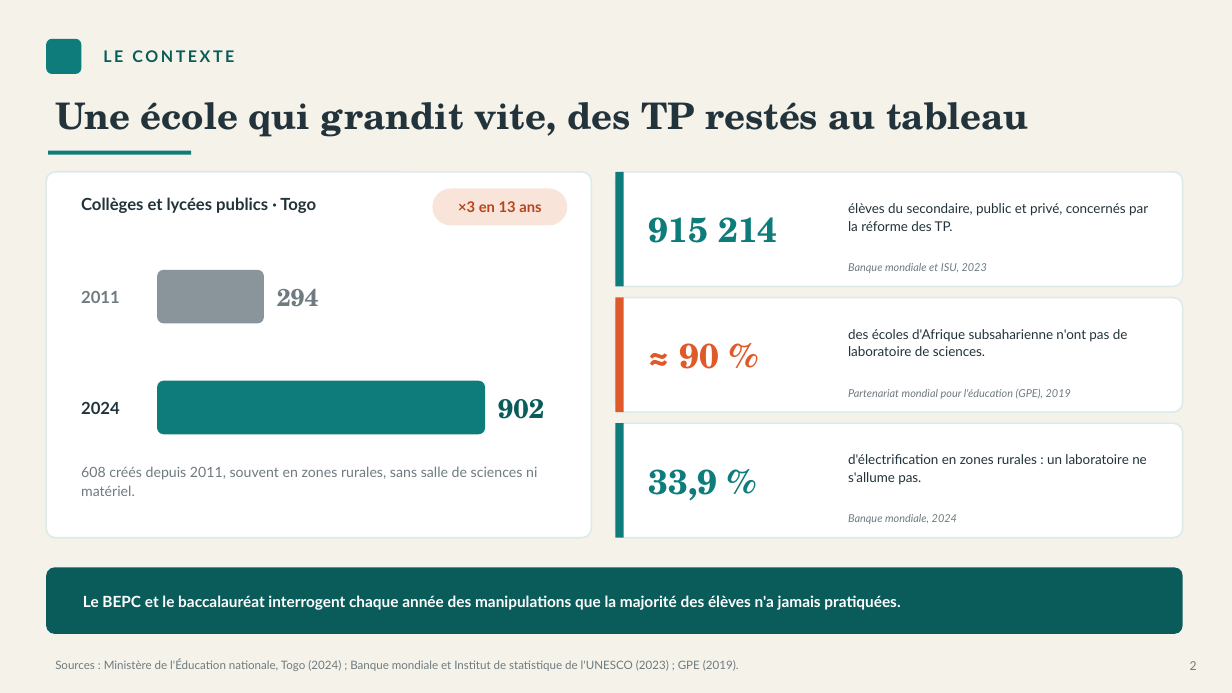
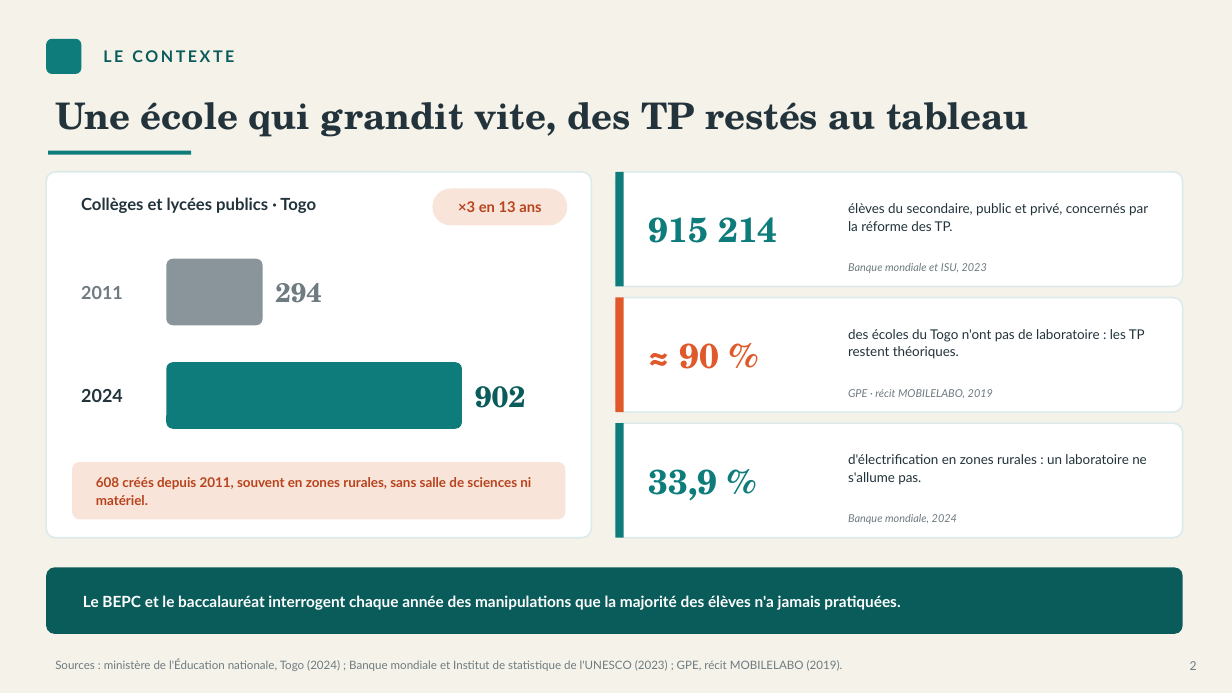
Before and after one commit to djabelo712/Saver, a slide deck: slide 2 of VirtuLab_Togo_Presentation_Dr_Pagdame_Tiebekabe.pptx. Drawn at 1232x693 pixels with LibreOffice and Linux fonts; fonts in the diff are those of the drawing; background and template pictures are left out. Boxes give left, top, right and bottom in pixels: in the first picture for what was removed or moved away, otherwise in the second. Text is boxed around its words. In the diff, an @@ line names an element or a change of style, - is before the commit and + after.

```diff
--- a/VirtuLab_Togo_Presentation_Dr_Pagdame_Tiebekabe.pptx
+++ b/VirtuLab_Togo_Presentation_Dr_Pagdame_Tiebekabe.pptx
@@ text "2011" at (81,286,123,299): size 13 to 14 pt @@
@@ rounded rectangle: place and size @@
-rounded rectangle at (157,270,264,323)
+rounded rectangle at (166,259,262,325)
@@ rounded rectangle at (166,259,262,325): proportions changed @@
@@ text "294" at (275,283,321,303): size 19 to 21 pt @@
@@ text at (848,329,1145,359): text changed @@
-des écoles d'Afrique subsaharienne n'ont pas de laboratoire de sciences.
+des écoles du Togo n'ont pas de laboratoire : les TP restent théoriques.
@@ text "2024" at (81,389,123,402): size 13 to 14 pt @@
@@ text "2024": place and size @@
-text "2024" at (81,402,120,414)
+text "2024" at (81,389,123,402)
@@ rounded rectangle at (166,362,462,429): proportions changed @@
@@ rounded rectangle: place and size @@
-rounded rectangle at (157,381,485,434)
+rounded rectangle at (166,362,462,429)
@@ text "902": place and size @@
-text "902" at (498,399,544,419)
+text "902" at (475,386,526,408)
@@ text "902" at (475,386,526,408): size 21 to 23 pt @@
@@ text at (848,389,993,398): text changed @@
-Partenariat mondial pour l'éducation (GPE), 2019
+GPE · récit MOBILELABO, 2019
@@ rounded rectangle added at (72,462,566,519), fill #F8E4D9 @@
@@ text "608 créés depuis 2011, souvent ...": place and size @@
-text "608 créés depuis 2011, souvent ..." at (81,466,537,496)
+text "608 créés depuis 2011, souvent ..." at (96,477,531,505)
@@ text "608 créés depuis 2011, souvent ..." at (96,477,531,505): size 11 to 10.5 pt, text colour #6E7B80 to #B8431D, bold on; line spacing 1.12 to 1.1; vertical alignment top to middle @@
@@ text at (55,659,843,671): text changed @@
-Sources : Ministère de l'Éducation nationale, Togo (2024) ; Banque mondiale et Institut de statistique de l'UNESCO (2023) ; GPE (2019).
+Sources : ministère de l'Éducation nationale, Togo (2024) ; Banque mondiale et Institut de statistique de l'UNESCO (2023) ; GPE, récit MOBILELABO (2019).
```
Also in this commit, not shown: 6 other slides changed, 1 slide added, 1 slide removed, 3 other files.
